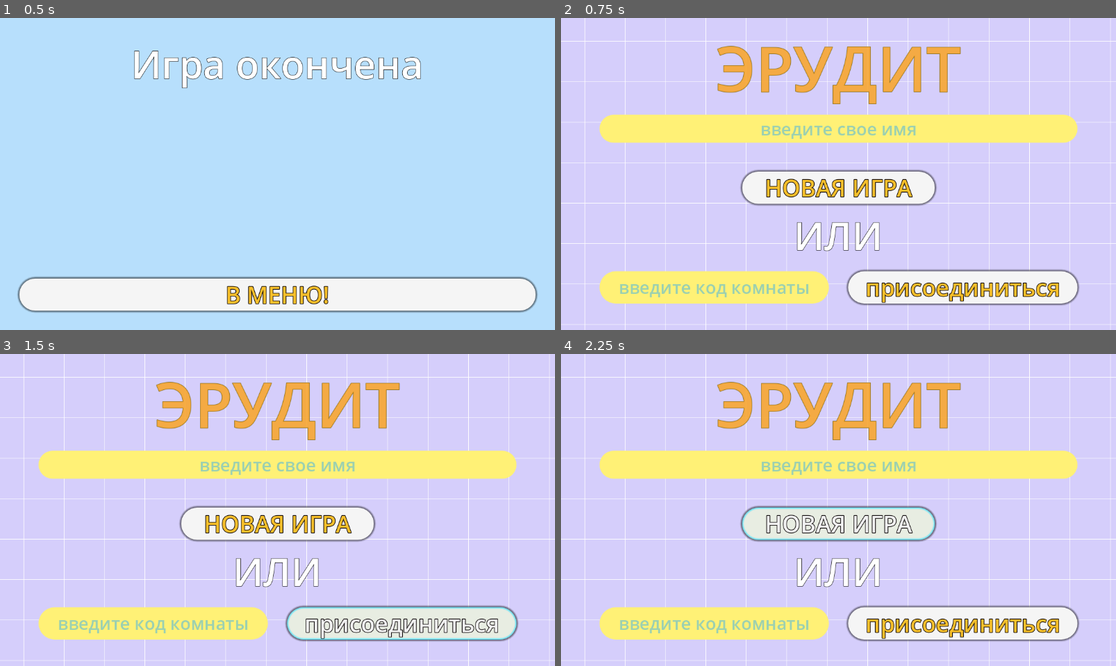
Above: before the commit, frames 1-4 (two rows, left to right).
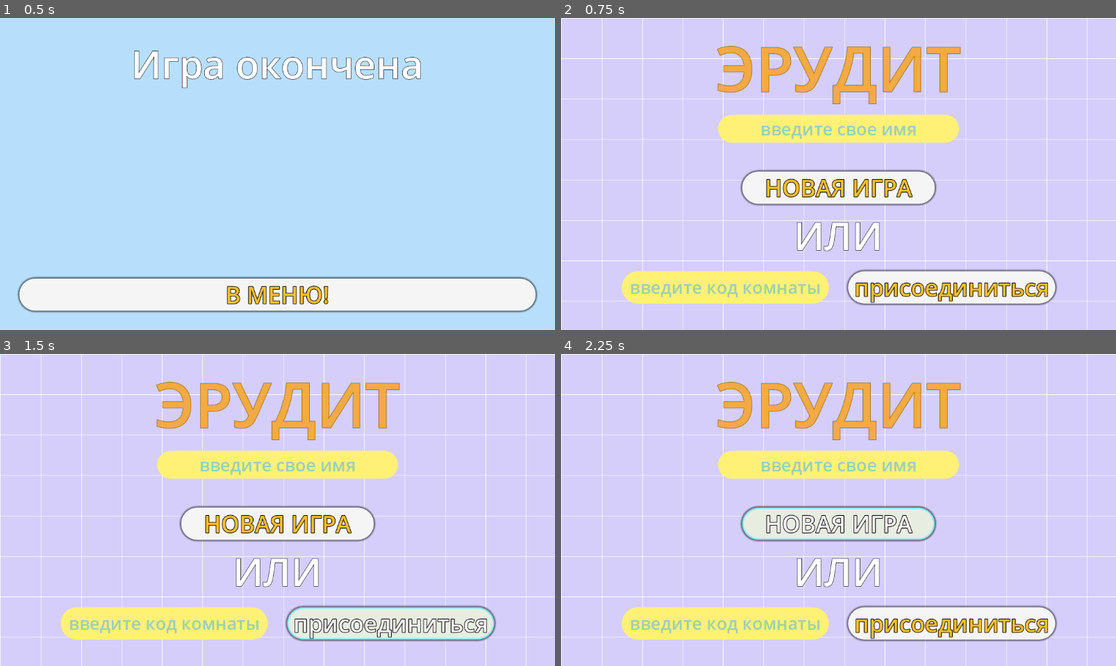
Above: after the commit, the same moments.

Repository: teamdevm/team-project-gamedev
Game: Godot game, scene res://screens/EndScene/EndTable.tscn
The game is run twice, just before and just after one commit, with the same random seed, the same clock (stepped at 60 frames per second) and the same inputs. This scene is started directly instead of the project's main scene.
Inputs:
- Up to frame 1 (0.5 s): no input
- Up to frame 2 (0.75 s): click "В МЕНЮ!" at 0.5 s
- Up to frame 3 (1.5 s): click "присоединиться" at 1.25 s
- Up to frame 4 (2.25 s): click "НОВАЯ ИГРА" at 2 s

Frame 1 is identical in both runs. In frame 2, 11% of the frame differs, in the area x 0-100%, y 0-100%; in frame 3, 11%; in frame 4, 11%.
Error in both runs: Invalid cast: could not convert value to 'Array'. (res://ui/components/InGameLeaderboard/InGameLeaderboard.gd:23)

Commit message:
ui ups

Diff:
--- a/Client/assets/ui/themes/button_base_theme.tres
+++ b/Client/assets/ui/themes/button_base_theme.tres
@@ -37,6 +37,15 @@
 corner_radius_bottom_left = 50
 shadow_size = 5
 
+[sub_resource type="StyleBoxFlat" id="StyleBoxFlat_e10t0"]
+bg_color = Color(0.827451, 0.827451, 0.827451, 1)
+corner_radius_top_left = 50
+corner_radius_top_right = 50
+corner_radius_bottom_right = 50
+corner_radius_bottom_left = 50
+shadow_color = Color(0, 0.937255, 1, 0.6)
+shadow_size = 5
+
 [resource]
 Button/colors/font_color = Color(0.968627, 0.752941, 0.168627, 1)
 Button/colors/font_outline_color = Color(0.0470588, 0.0235294, 0.0313726, 1)
@@ -46,3 +55,4 @@
 Button/styles/focus = SubResource("StyleBoxFlat_w2mko")
 Button/styles/hover = SubResource("StyleBoxFlat_wkh3s")
 Button/styles/normal = SubResource("StyleBoxFlat_c2sbw")
+Button/styles/pressed = SubResource("StyleBoxFlat_e10t0")
--- a/Client/screens/EndScene/EndTable.gd
+++ b/Client/screens/EndScene/EndTable.gd
@@ -5,9 +5,6 @@
 
 signal RefreshLeaderboard
 
-func _ready():
-	emit_signal("RefreshLeaderboard")
-
 func OpenMainMenu()->void:
 	var mainMenu = load("res://screens/MainMenu/main_menu.tscn").instantiate()
 	get_tree().root.add_child(mainMenu)
--- a/Client/screens/MainMenu/main_menu.tscn
+++ b/Client/screens/MainMenu/main_menu.tscn
@@ -21,18 +21,14 @@
 
 [node name="bacground" type="TextureRect" parent="."]
 layout_mode = 1
-anchors_preset = -1
-anchor_left = 0.5
-anchor_top = 0.544
-anchor_right = 0.5
-anchor_bottom = 0.544
-offset_left = -696.0
-offset_top = -472.512
-offset_right = 649.0
-offset_bottom = 452.488
+anchors_preset = 15
+anchor_right = 1.0
+anchor_bottom = 1.0
 grow_horizontal = 2
 grow_vertical = 2
 texture = ExtResource("2_1yfer")
+expand_mode = 2
+stretch_mode = 1
 metadata/_edit_lock_ = true
 
 [node name="MarginContainer" type="MarginContainer" parent="."]
@@ -59,8 +55,11 @@
 theme = ExtResource("3_uoq4n")
 text = "ЭРУДИТ"
 
-[node name="EnterYourNameLine" type="LineEdit" parent="MarginContainer/VBoxContainer"]
-custom_minimum_size = Vector2(10, 15)
+[node name="CenterContainer" type="CenterContainer" parent="MarginContainer/VBoxContainer"]
+layout_mode = 2
+
+[node name="EnterYourNameLine" type="LineEdit" parent="MarginContainer/VBoxContainer/CenterContainer"]
+custom_minimum_size = Vector2(500, 15)
 layout_mode = 2
 size_flags_vertical = 0
 size_flags_stretch_ratio = 20.0
@@ -70,8 +69,8 @@
 max_length = 500
 caret_blink = true
 
-[node name="PropLineComponent" parent="MarginContainer/VBoxContainer/EnterYourNameLine" node_paths=PackedStringArray("MainScript") instance=ExtResource("5_kn1os")]
-MainScript = NodePath("../../../..")
+[node name="PropLineComponent" parent="MarginContainer/VBoxContainer/CenterContainer/EnterYourNameLine" node_paths=PackedStringArray("MainScript") instance=ExtResource("5_kn1os")]
+MainScript = NodePath("../../../../..")
 Prop = "Username"
 
 [node name="Control" type="Control" parent="MarginContainer/VBoxContainer"]
@@ -97,11 +96,15 @@
 theme = ExtResource("8_x1iff")
 text = "ИЛИ"
 
-[node name="HBoxContainer" type="HBoxContainer" parent="MarginContainer/VBoxContainer"]
+[node name="CenterContainer2" type="CenterContainer" parent="MarginContainer/VBoxContainer"]
+layout_mode = 2
+
+[node name="HBoxContainer" type="HBoxContainer" parent="MarginContainer/VBoxContainer/CenterContainer2"]
+custom_minimum_size = Vector2(900, 0)
 layout_mode = 2
 theme_override_constants/separation = 40
 
-[node name="EnterRoomCodeLine" type="LineEdit" parent="MarginContainer/VBoxContainer/HBoxContainer"]
+[node name="EnterRoomCodeLine" type="LineEdit" parent="MarginContainer/VBoxContainer/CenterContainer2/HBoxContainer"]
 layout_mode = 2
 size_flags_horizontal = 3
 theme = ExtResource("4_pm7v2")
@@ -109,16 +112,16 @@
 alignment = 1
 caret_blink = true
 
-[node name="PropLineComponent" parent="MarginContainer/VBoxContainer/HBoxContainer/EnterRoomCodeLine" node_paths=PackedStringArray("MainScript") instance=ExtResource("5_kn1os")]
-MainScript = NodePath("../../../../..")
+[node name="PropLineComponent" parent="MarginContainer/VBoxContainer/CenterContainer2/HBoxContainer/EnterRoomCodeLine" node_paths=PackedStringArray("MainScript") instance=ExtResource("5_kn1os")]
+MainScript = NodePath("../../../../../..")
 Prop = "LobbyCode"
 
-[node name="enterCodeBtn" type="Button" parent="MarginContainer/VBoxContainer/HBoxContainer"]
+[node name="enterCodeBtn" type="Button" parent="MarginContainer/VBoxContainer/CenterContainer2/HBoxContainer"]
 layout_mode = 2
 size_flags_horizontal = 3
 theme = ExtResource("6_ppkgh")
 text = "присоединиться"
 
-[node name="ActiveButtonComponent" parent="MarginContainer/VBoxContainer/HBoxContainer/enterCodeBtn" node_paths=PackedStringArray("MainScript") instance=ExtResource("7_io5t7")]
-MainScript = NodePath("../../../../..")
+[node name="ActiveButtonComponent" parent="MarginContainer/VBoxContainer/CenterContainer2/HBoxContainer/enterCodeBtn" node_paths=PackedStringArray("MainScript") instance=ExtResource("7_io5t7")]
+MainScript = NodePath("../../../../../..")
 Function = "JoinLobby"
Not shown: 1 places in Client/assets/ui/themes/button_base_theme.tres that only renumber resources
